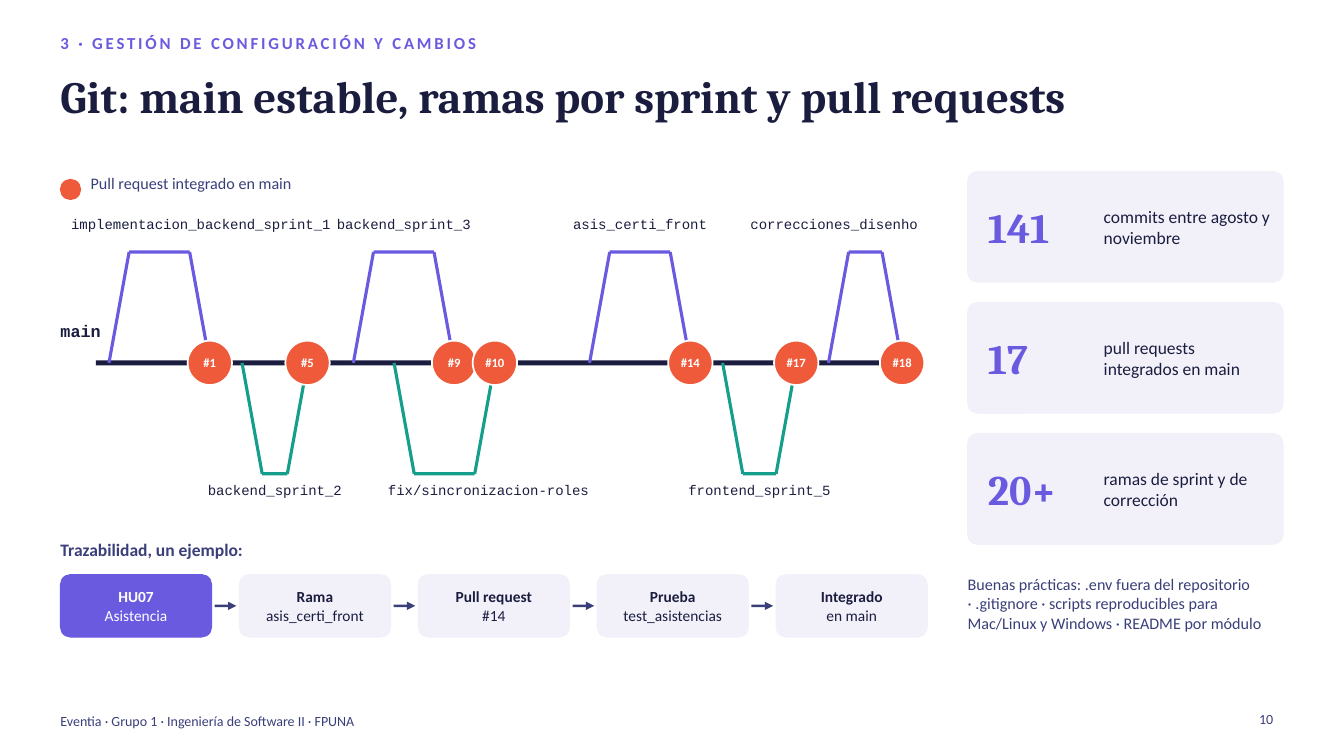
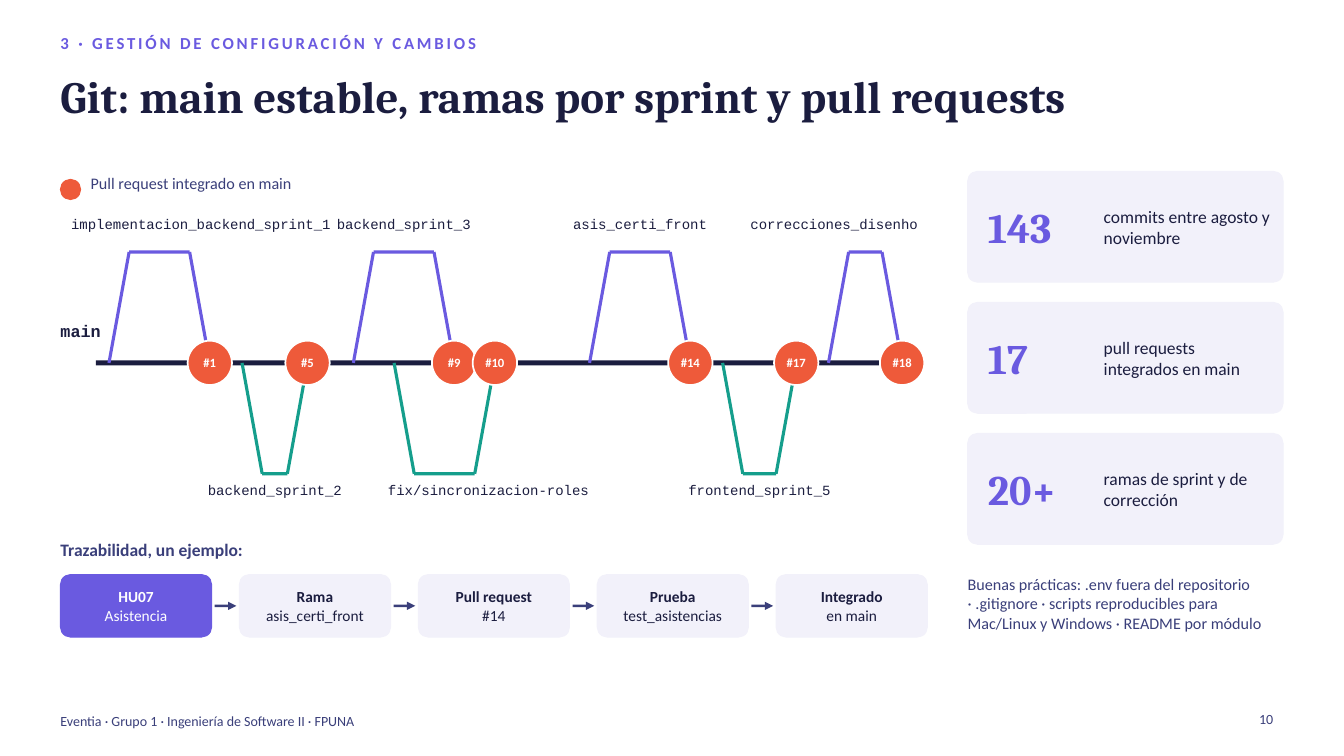
Before and after one commit to TobiasMiranda-FPUNA/Grupo-1-ING.-SOFT-II-Eventia, a slide deck: slide 10 of documentation/presentacion/Eventia_Presentacion.pptx. Drawn at 1344x756 pixels with LibreOffice and Linux fonts; fonts in the diff are those of the drawing. Boxes give left, top, right and bottom in pixels: in the first picture for what was removed or moved away, otherwise in the second. Text is boxed around its words. In the diff, an @@ line names an element or a change of style, - is before the commit and + after.

Commit message:
Se actualiza la presentacion de acuerdo a los ultimos cambios

```diff
--- a/documentation/presentacion/Eventia_Presentacion.pptx
+++ b/documentation/presentacion/Eventia_Presentacion.pptx
@@ text at bbox=[988, 214, 1052, 244]: text changed @@
-141
+143
```
Also in this commit, not shown: 1 other file.
